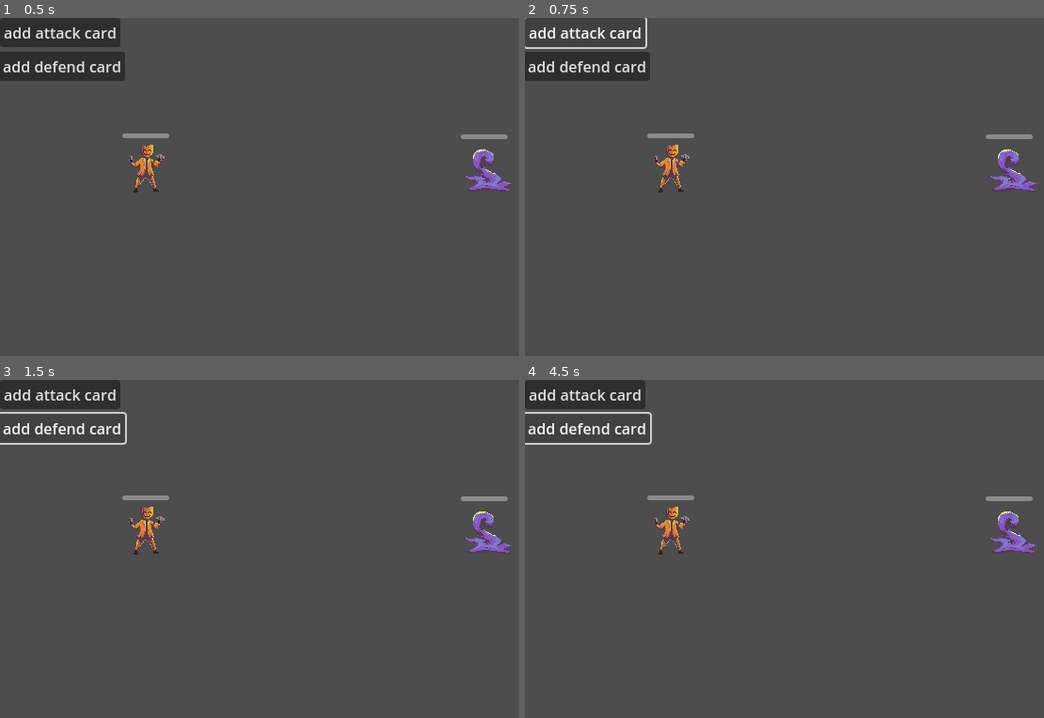
Above: before the commit, frames 1-4 (two rows, left to right).
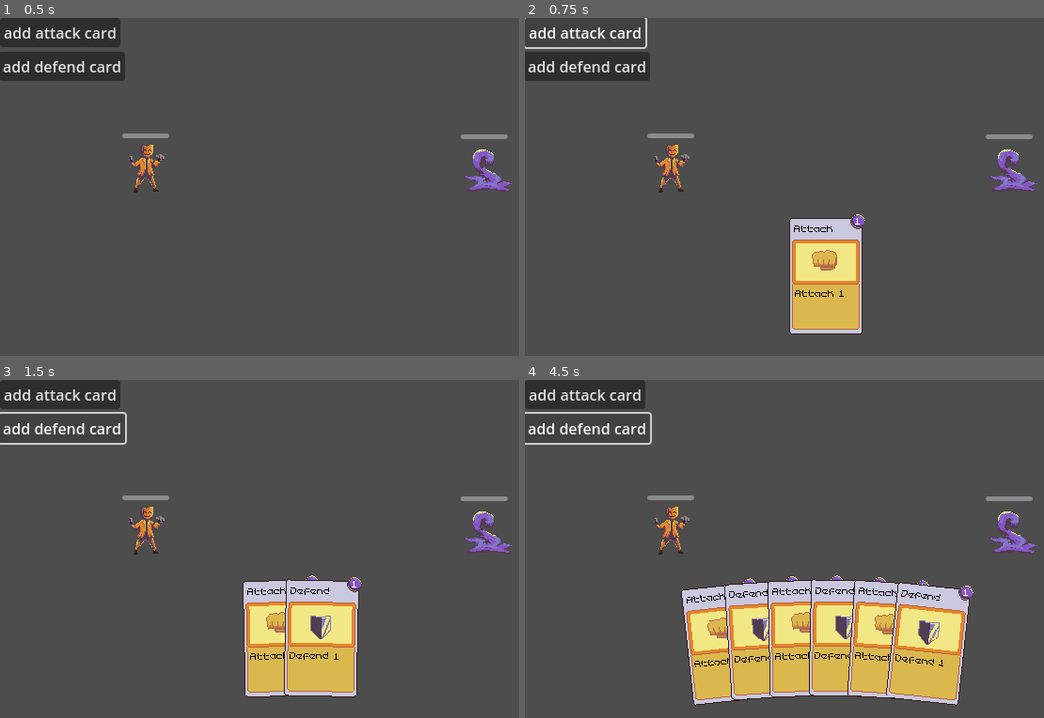
Above: after the commit, the same moments.

Repository: Webbly25/Card-Tutorial
Game: Godot game, scene res://scenes/main.tscn
The game is run twice, just before and just after one commit, with the same random seed, the same clock (stepped at 60 frames per second) and the same inputs.
Inputs:
- Up to frame 1 (0.5 s): no input
- Up to frame 2 (0.75 s): click "add attack card" at 0.5 s
- Up to frame 3 (1.5 s): click "add defend card" at 1.25 s
- Up to frame 4 (4.5 s): click "add attack card" at 2 s; click "add defend card" at 2.75 s; click "add attack card" at 3.5 s; click "add defend card" at 4.25 s

Frame 1 is identical in both runs. In frame 2, 4.9% of the frame differs, in the area x 50-66%, y 58-94%; in frame 3, 7.5%; in frame 4, 18%, in the area x 30-87%, y 57-97%.
Error before the commit: Attempt to call function 'add_card' in base 'null instance' on a null instance. (res://scripts/deck.gd:20)

Commit message:
feat: composition instead of inheritance

Diff:
--- a/scenes/cards/card.tscn
+++ b/scenes/cards/_base_card.tscn
@@ -1,32 +1,32 @@
 [gd_scene load_steps=9 format=3 uid="uid://c7g61ykx1uu1y"]
 
-[ext_resource type="Script" path="res://scripts/cards/card.gd" id="1_tk3pd"]
-[ext_resource type="Texture2D" uid="uid://du3qut1q4hgl2" path="res://assets/sprites/card_base.png" id="1_yqod3"]
-[ext_resource type="Texture2D" uid="uid://c382q2gthd5y" path="res://assets/sprites/mana_slot.png" id="2_aovqc"]
-[ext_resource type="FontFile" uid="uid://3dxeqlsm06pa" path="res://assets/fonts/MemoryPro.ttf" id="3_jo2eh"]
+[ext_resource type="Script" path="res://scripts/cards/_base_card.gd" id="1_4conb"]
+[ext_resource type="Texture2D" uid="uid://du3qut1q4hgl2" path="res://assets/sprites/card_base.png" id="2_e3lby"]
+[ext_resource type="Texture2D" uid="uid://c382q2gthd5y" path="res://assets/sprites/mana_slot.png" id="3_0u1lr"]
+[ext_resource type="FontFile" uid="uid://3dxeqlsm06pa" path="res://assets/fonts/MemoryPro.ttf" id="4_e1y2v"]
 
 [sub_resource type="LabelSettings" id="LabelSettings_4j566"]
-font = ExtResource("3_jo2eh")
+font = ExtResource("4_e1y2v")
 
 [sub_resource type="LabelSettings" id="LabelSettings_irx7i"]
-font = ExtResource("3_jo2eh")
+font = ExtResource("4_e1y2v")
 font_color = Color(0, 0, 0, 1)
 
 [sub_resource type="LabelSettings" id="LabelSettings_psfhq"]
-font = ExtResource("3_jo2eh")
+font = ExtResource("4_e1y2v")
 font_color = Color(0, 0, 0, 1)
 
 [sub_resource type="RectangleShape2D" id="RectangleShape2D_f8giw"]
 size = Vector2(78, 124)
 
-[node name="Card" type="Node2D"]
-script = ExtResource("1_tk3pd")
+[node name="BaseCard" type="Node2D"]
+script = ExtResource("1_4conb")
 card_name = "NAME"
 card_description = "DESC"
 
 [node name="BaseCardSprite" type="Sprite2D" parent="."]
 texture_filter = 1
-texture = ExtResource("1_yqod3")
+texture = ExtResource("2_e3lby")
 
 [node name="CardSprite" type="Sprite2D" parent="."]
 position = Vector2(0, -15)
--- a/scenes/cards/attack_card.tscn
+++ b/scenes/cards/attack_card.tscn
@@ -1,22 +1,14 @@
-[gd_scene load_steps=3 format=3 uid="uid://6n45yljx74dl"]
+[gd_scene load_steps=4 format=3 uid="uid://b2ecffsangg74"]
 
-[ext_resource type="PackedScene" uid="uid://c7g61ykx1uu1y" path="res://scenes/cards/card.tscn" id="1_fqeil"]
+[ext_resource type="Script" path="res://scripts/cards/attack_card.gd" id="1_j1d6g"]
+[ext_resource type="PackedScene" uid="uid://c7g61ykx1uu1y" path="res://scenes/cards/_base_card.tscn" id="1_vwk56"]
 [ext_resource type="Texture2D" uid="uid://ctljr3vkdpoiw" path="res://assets/sprites/attack_card_image.png" id="2_dp6w1"]
 
-[node name="AttackCard" instance=ExtResource("1_fqeil")]
+[node name="AttackCard" type="Node2D"]
+script = ExtResource("1_j1d6g")
+
+[node name="BaseCard" parent="." instance=ExtResource("1_vwk56")]
 card_name = "Attack"
 card_mana_cost = 1
 card_description = "Attack 1"
 card_texture = ExtResource("2_dp6w1")
-
-[node name="CardSprite" parent="." index="1"]
-texture = ExtResource("2_dp6w1")
-
-[node name="ManaLabel" parent="Mana" index="1"]
-text = "1"
-
-[node name="NameLabel" parent="Name" index="0"]
-text = "Attack"
-
-[node name="CardDescriptionLabel" parent="." index="4"]
-text = "Attack 1"
--- a/scenes/cards/defend_card.tscn
+++ b/scenes/cards/defend_card.tscn
@@ -1,9 +1,13 @@
-[gd_scene load_steps=3 format=3 uid="uid://cwj5ks1o34p83"]
+[gd_scene load_steps=4 format=3 uid="uid://bmwaosi2vkeyf"]
 
-[ext_resource type="PackedScene" uid="uid://c7g61ykx1uu1y" path="res://scenes/cards/card.tscn" id="1_8f725"]
+[ext_resource type="Script" path="res://scripts/cards/defend_card.gd" id="1_7hq83"]
 [ext_resource type="Texture2D" uid="uid://d1ktcdtttm134" path="res://assets/sprites/defend_card_image.png" id="2_2m2y6"]
+[ext_resource type="PackedScene" uid="uid://c7g61ykx1uu1y" path="res://scenes/cards/_base_card.tscn" id="2_10208"]
 
-[node name="DefendCard" instance=ExtResource("1_8f725")]
+[node name="DefendCard" type="Node2D"]
+script = ExtResource("1_7hq83")
+
+[node name="BaseCard" parent="." instance=ExtResource("2_10208")]
 card_name = "Defend"
 card_mana_cost = 1
 card_description = "Defend 1"
--- /dev/null
+++ b/scripts/cards/_base_card.gd
@@ -0,0 +1,40 @@
+@tool
+
+class_name BaseCard
+extends Node2D
+
+signal mouse_entered()
+signal mouse_exited()
+
+@export var card_name: String
+@export var card_mana_cost: int
+@export var card_description: String
+@export var card_texture: Texture2D
+
+@onready var name_lbl: Label = $Name/NameLabel
+@onready var mana_lbl: Label = $Mana/ManaLabel
+@onready var description_lbl: Label = $CardDescriptionLabel
+@onready var card_sprite: Sprite2D = $CardSprite
+
+# Called when the node enters the scene tree for the first time.
+func _ready() -> void:
+	name_lbl.set_text(card_name)
+	mana_lbl.set_text(str(card_mana_cost))
+	description_lbl.set_text(card_description)
+	card_sprite.texture = card_texture
+
+# Called every frame. 'delta' is the elapsed time since the previous frame.
+func _process(_delta) -> void:
+	pass
+
+func highlight() -> void:
+	$BaseCardSprite.modulate = Color(1, 0.5, 0.1, 1)
+
+func unhighlight() -> void:
+	$BaseCardSprite.modulate = Color(1, 1, 1, 1)
+
+func _on_area_2d_mouse_entered() -> void:
+	mouse_entered.emit()
+
+func _on_area_2d_mouse_exited() -> void:
+	mouse_exited.emit()
--- /dev/null
+++ b/scripts/cards/attack_card.gd
@@ -0,0 +1,12 @@
+extends "res://scripts/cards/card.gd"
+
+# Called when the node enters the scene tree for the first time.
+func _ready() -> void:
+	super()
+
+# Called every frame. 'delta' is the elapsed time since the previous frame.
+func _process(delta: float) -> void:
+	super(delta)
+
+func activate() -> void:
+	print("attack")
--- a/scripts/cards/card.gd
+++ b/scripts/cards/card.gd
@@ -1,40 +1,31 @@
-@tool
-
 class_name Card
 extends Node2D
 
 signal mouse_entered(card: Card)
 signal mouse_exited(card: Card)
 
-@export var card_name: String
-@export var card_mana_cost: int
-@export var card_description: String
-@export var card_texture: Texture2D
-
-@onready var name_lbl: Label = $Name/NameLabel
-@onready var mana_lbl: Label = $Mana/ManaLabel
-@onready var description_lbl: Label = $CardDescriptionLabel
-@onready var card_sprite: Sprite2D = $CardSprite
+@onready var baseCard: BaseCard = $BaseCard
 
 # Called when the node enters the scene tree for the first time.
 func _ready() -> void:
-	name_lbl.set_text(card_name)
-	mana_lbl.set_text(str(card_mana_cost))
-	description_lbl.set_text(card_description)
-	card_sprite.texture = card_texture
+	baseCard.mouse_entered.connect(_on_card_mouse_entered)
+	baseCard.mouse_exited.connect(_on_card_mouse_exited)
 
 # Called every frame. 'delta' is the elapsed time since the previous frame.
-func _process(_delta) -> void:
+func _process(_delta: float) -> void:
 	pass
 
+func activate() -> void:
+	pass # implement per card
+
 func highlight() -> void:
-	$BaseCardSprite.modulate = Color(1, 0.5, 0.1, 1)
+	baseCard.highlight()
 
 func unhighlight() -> void:
-	$BaseCardSprite.modulate = Color(1, 1, 1, 1)
+	baseCard.unhighlight()
 
-func _on_area_2d_mouse_entered() -> void:
+func _on_card_mouse_entered():
 	mouse_entered.emit(self)
 
-func _on_area_2d_mouse_exited() -> void:
+func _on_card_mouse_exited():
 	mouse_exited.emit(self)
--- /dev/null
+++ b/scripts/cards/defend_card.gd
@@ -0,0 +1,12 @@
+extends "res://scripts/cards/card.gd"
+
+# Called when the node enters the scene tree for the first time.
+func _ready() -> void:
+	super()
+
+# Called every frame. 'delta' is the elapsed time since the previous frame.
+func _process(delta: float) -> void:
+	super(delta)
+
+func activate() -> void:
+	print("defend")
--- a/scripts/deck.gd
+++ b/scripts/deck.gd
@@ -5,7 +5,7 @@
 @onready var AttackCardScene: PackedScene = preload ("res://scenes/cards/attack_card.tscn")
 @onready var DefendCardScene: PackedScene = preload ("res://scenes/cards/defend_card.tscn")
 
-@onready var hand: Hand = $CanvasLayer/Hand
+@onready var hand: Hand = $Hand
 
 # Called when the node enters the scene tree for the first time.
 func _ready() -> void:
Not shown: 1 places in scenes/cards/_base_card.tscn that only renumber resources
Not shown: 1 places in scenes/hand.tscn that only renumber resources
